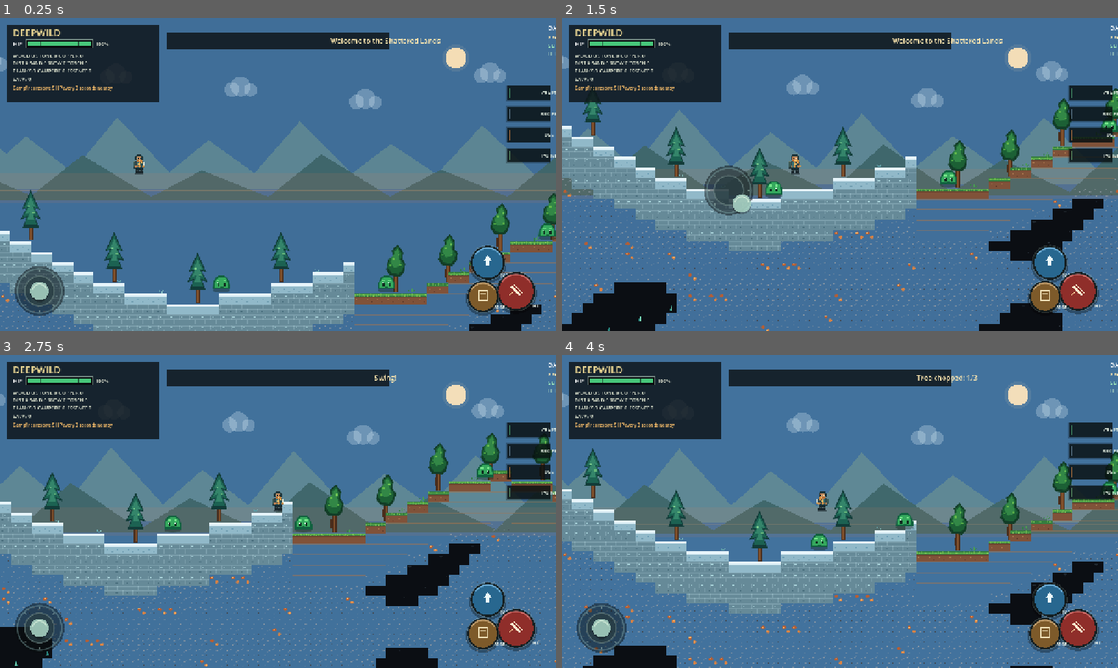
Above: before the commit, frames 1-4 (two rows, left to right).
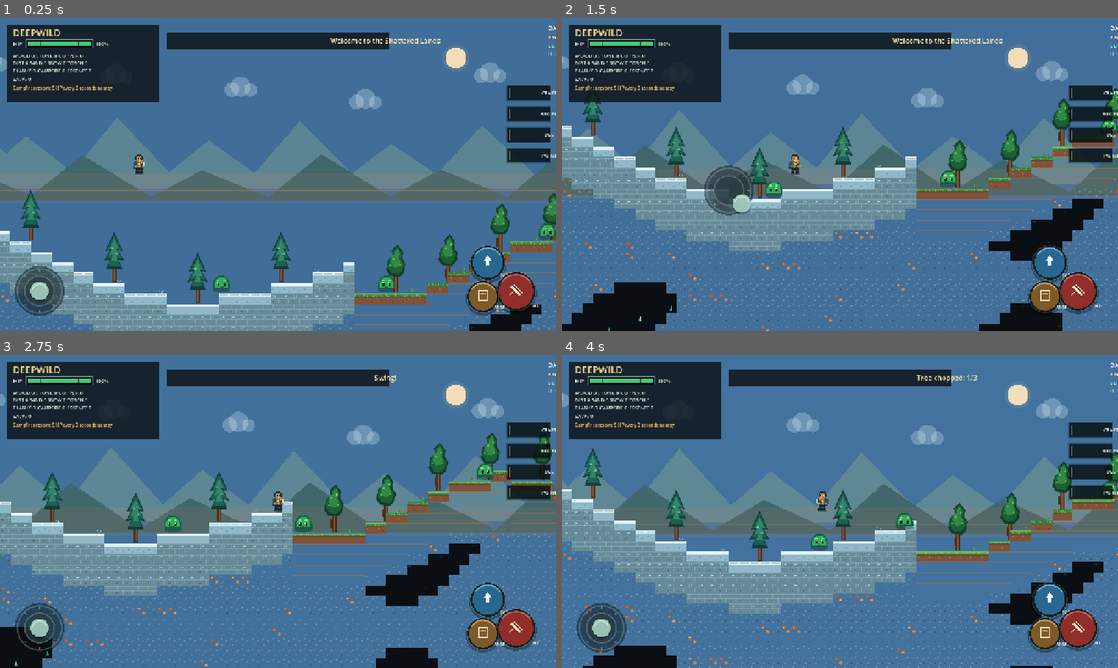
Above: after the commit, the same moments.

Repository: filesgloom-png/DEEPWILD-Shattered-Lands
Game: Godot game, scene res://scenes/main.tscn
Same seed, same stepped clock (60 frames per second), same inputs: the game is played once before the commit and once after it.
Inputs (mouse positions are in pixels of both pictures, inside the frame that each line leads up to):
- Up to frame 1 (0.25 s): no input
- Up to frame 2 (1.5 s): tap Enter (ui_accept) at 0.5, 0.77 s; move the mouse to (962, 158) at 0.52 s; hold Right (ui_right) 0.53-1.25 s; hold E 0.53-1.25 s; click (962, 158) at 0.67 s; drag from (728, 190) to (812, 237) at 1.27 s
- Up to frame 3 (2.75 s): move the mouse to (333, 442) at 2.02 s; hold Right (ui_right) from 2.03 s (still down); tap X at 2.1 s
- Up to frame 4 (4 s): release Right (ui_right) at 2.75 s; drag from (812, 574) to (673, 464) at 2.77 s; move the mouse to (1006, 558) at 3.52 s; hold Left (ui_left) from 3.53 s (still down); tap F at 3.6 s; tap Enter (ui_accept) at 3.77 s

The runs differ from the first frame. In frame 1, 0.2% of the frame differs, in the area x 2-100%, y 71-89%; in frame 2, 0.1%; in frame 3, 0.1%; in frame 4, 0.2%.

Commit message:
Add subtle biome-tinted surface edge highlights

Diff:
--- a/scripts/main.gd
+++ b/scripts/main.gd
@@ -735,6 +735,15 @@
 			elif kind == "bedrock":
 				atlas_index = 9
 			draw_texture_rect_region(TERRAIN_ATLAS, Rect2(px, py, TILE, TILE), Rect2(atlas_index * TILE, 0, TILE, TILE))
+			# Crisp biome-tinted surface edging adds tile definition with only two lightweight strokes.
+			if ty == surface:
+				var edge_color := Color(0.57, 0.82, 0.43, 0.72)
+				if kind == "sand":
+					edge_color = Color(0.88, 0.73, 0.45, 0.72)
+				elif kind == "snow":
+					edge_color = Color(0.82, 0.94, 1.0, 0.78)
+				draw_line(Vector2(px, py + 1.0), Vector2(px + TILE, py + 1.0), edge_color, 1.0)
+				draw_line(Vector2(px + 2.0, py + 3.0), Vector2(px + TILE - 2.0, py + 3.0), Color(0.035, 0.06, 0.045, 0.24), 1.0)
 		var ground_screen_y := float(surface * TILE) - camera_offset.y
 		var biome := biome_at(tx)
 		var has_tree := _tree_exists(tx) and surface > 0
